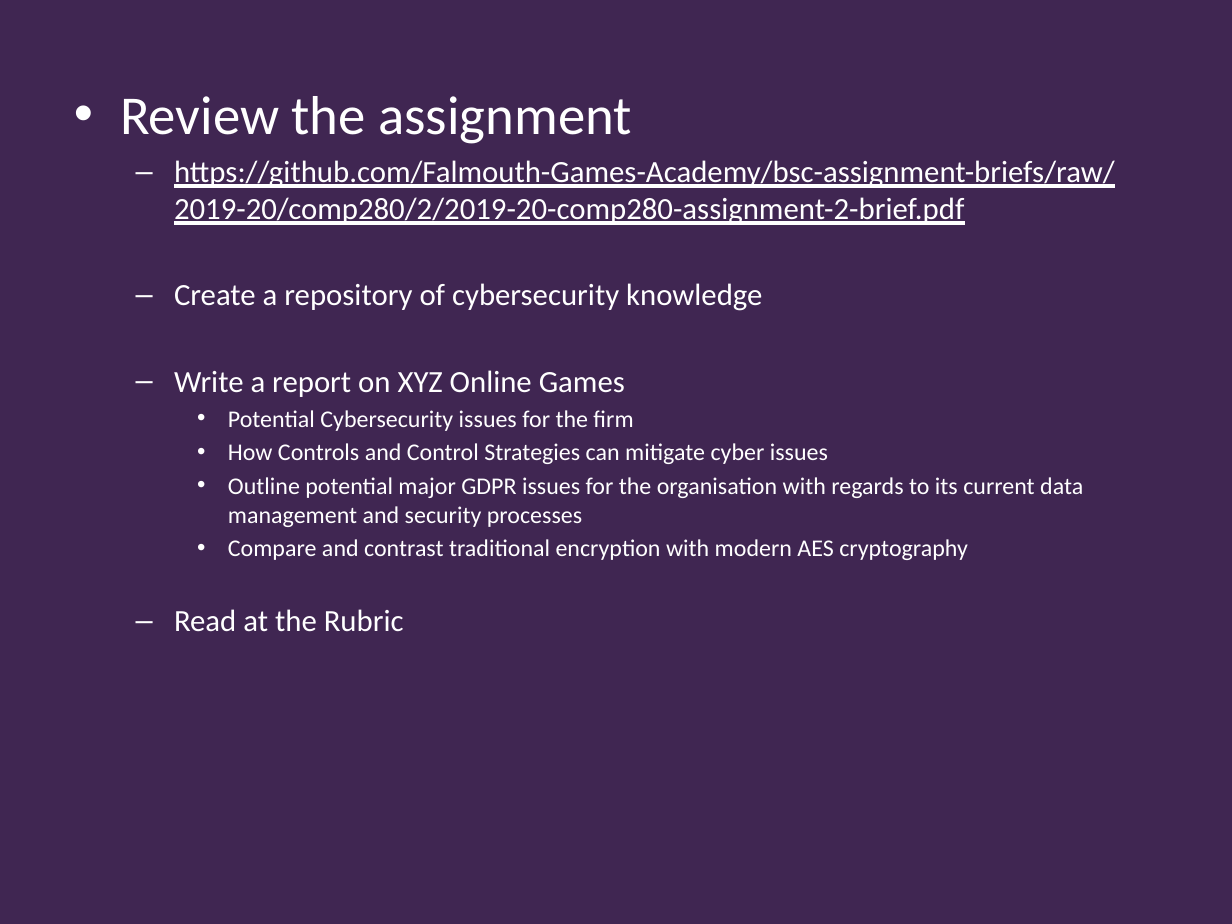
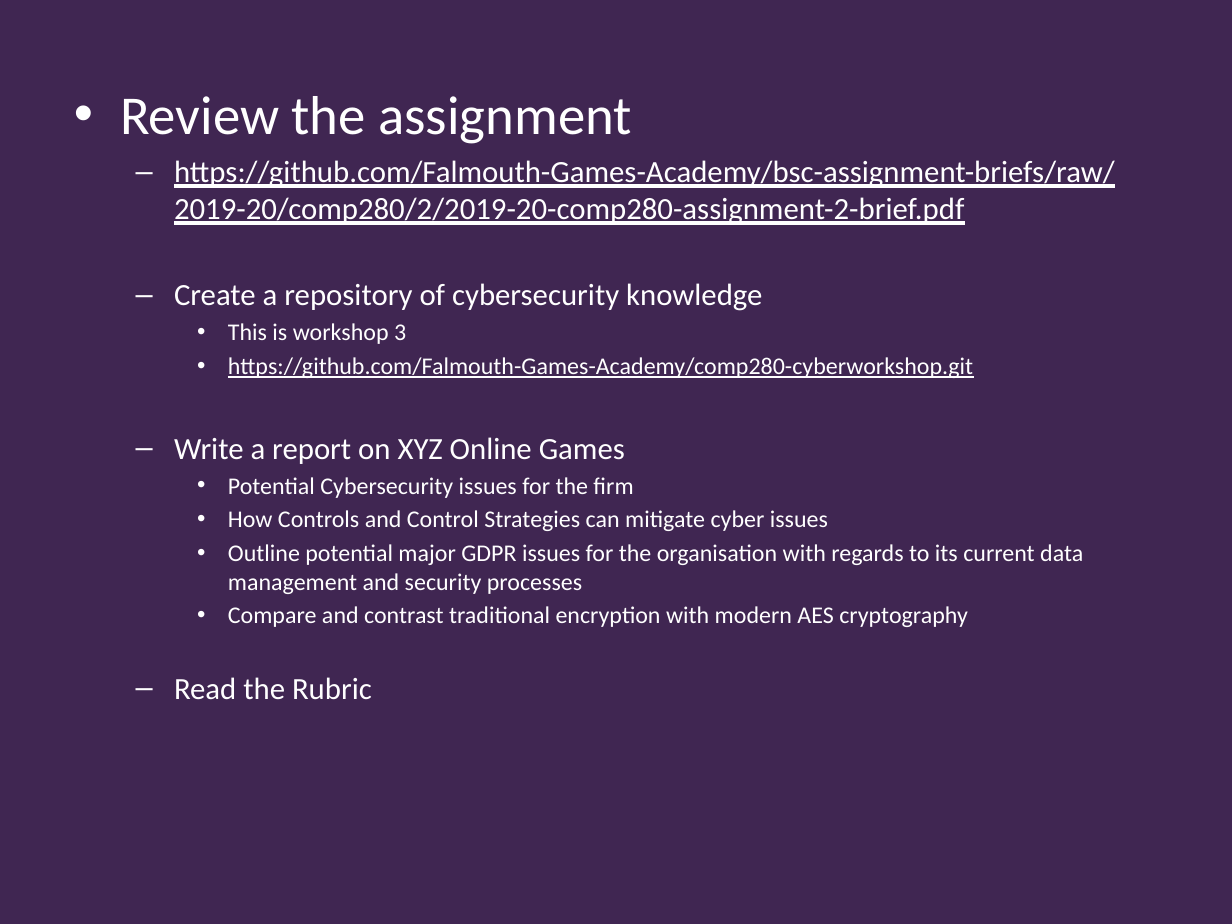
Before and after one commit to Falmouth-Games-Academy/bsc-course-materials, a slide deck: slide 4 of COMP280/02/2019-20-COMP280-02-workshop.pptx (slide 6 before the commit). Drawn at 1232x924 pixels with LibreOffice and Linux fonts; fonts in the diff are those of the drawing; background and template pictures are left out. Boxes give left, top, right and bottom in pixels: in the first picture for what was removed or moved away, otherwise in the second. Text is boxed around its words. In the diff, an @@ line names an element or a change of style, - is before the commit and + after.

Commit message:
COMP280 W2

```diff
--- a/COMP280/02/2019-20-COMP280-02-workshop.pptx
+++ b/COMP280/02/2019-20-COMP280-02-workshop.pptx
@@ text at [228, 323, 973, 378]: paragraphs added @@
+    • This is workshop 3
+    • https://github.com/Falmouth-Games-Academy/comp280-cyberworkshop.git
@@ text at [174, 677, 372, 700]: text changed @@
-  – Read at the Rubric
+  – Read the Rubric
```
Also in this commit, not shown: 1 other slide changed, 2 slides removed, 1 other file.
